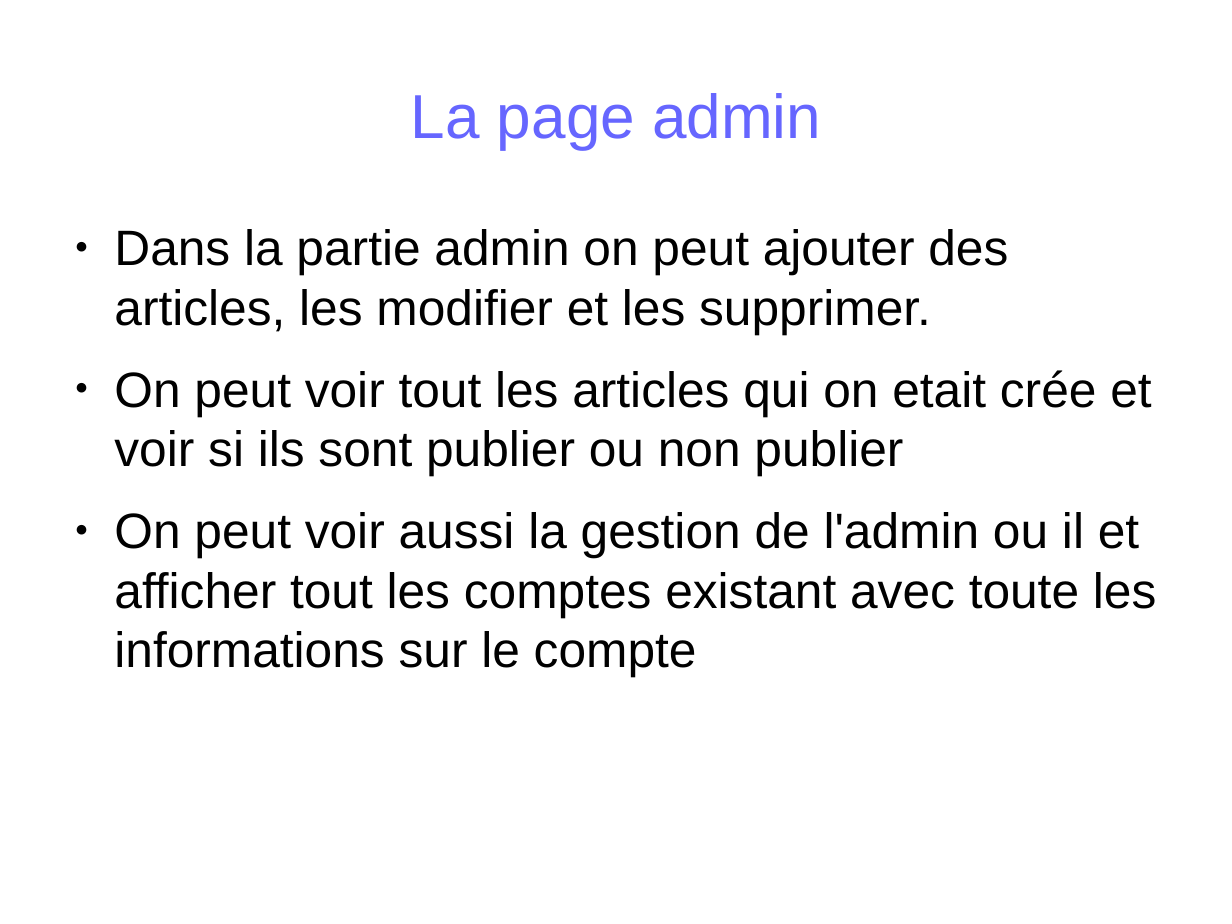
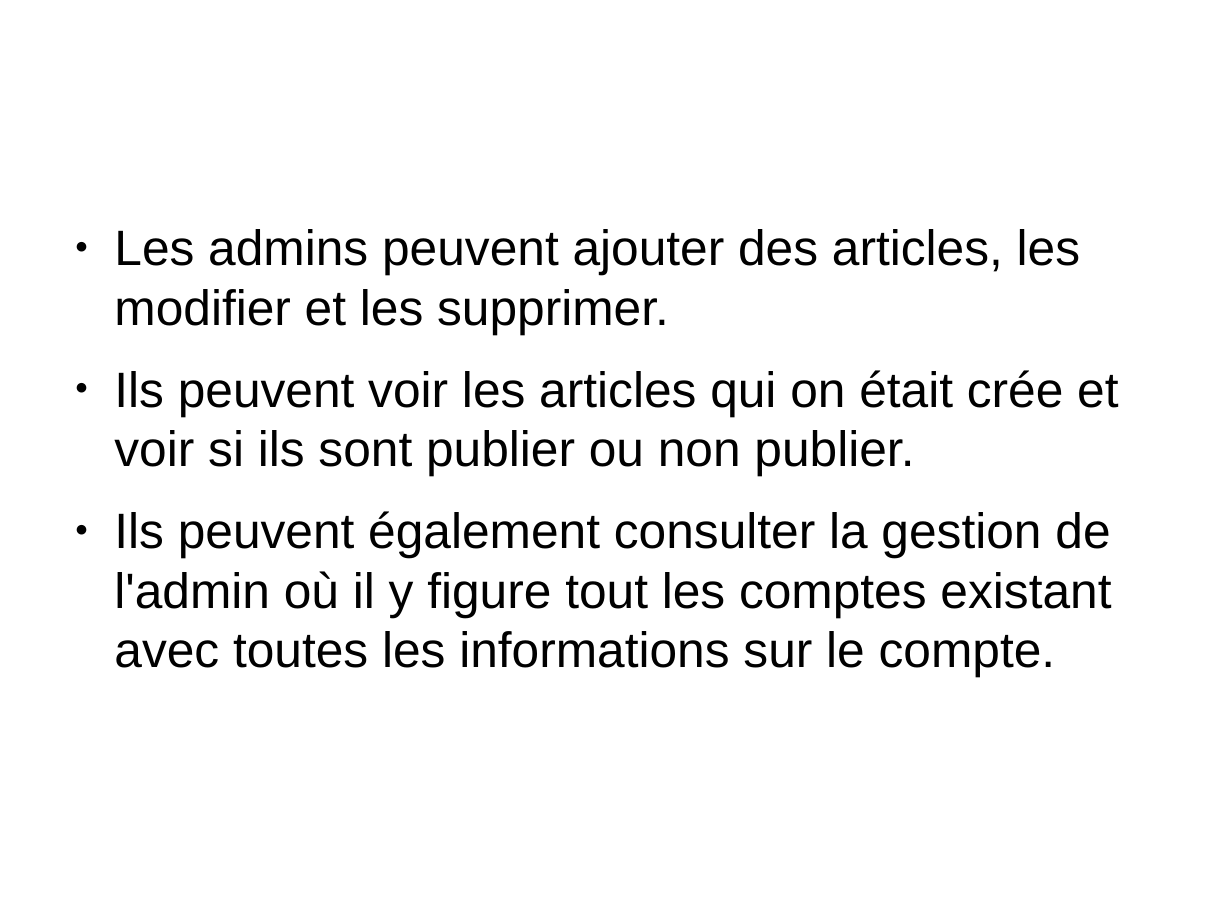
Before and after one commit to virginiecreus/Bac, a slide deck: slide 9 of powerpoint_de_présentation.odp (slide 7 before the commit). Drawn at 1232x924 pixels with LibreOffice and Linux fonts; fonts in the diff are those of the drawing. Boxes give left, top, right and bottom in pixels: in the first picture for what was removed or moved away, otherwise in the second. Text is boxed around its words. In the diff, an @@ line names an element or a change of style, - is before the commit and + after.

Commit message:
Powerpoint

```diff
--- a/powerpoint_de_présentation.odp
+++ b/powerpoint_de_présentation.odp
@@ title removed at box(411, 93, 821, 150) @@
-La page admin
@@ text at box(114, 229, 1118, 677): text changed @@
-● Dans la partie admin on peut ajouter des articles, les modifier et les supprimer.
-● On peut voir tout les articles qui on etait crée et voir si ils sont publier ou non publier
-● On peut voir aussi la gestion de l'admin ou il et afficher tout les comptes existant avec toute les informations sur le compte
+● Les admins peuvent ajouter des articles, les modifier et les supprimer.
+● Ils peuvent voir les articles qui on était crée et voir si ils sont publier ou non publier.
+● Ils peuvent également consulter la gestion de l'admin où il y figure tout les comptes existant avec toutes les informations sur le compte.
```
Also in this commit, not shown: 2 other slides changed, 6 slides added.
